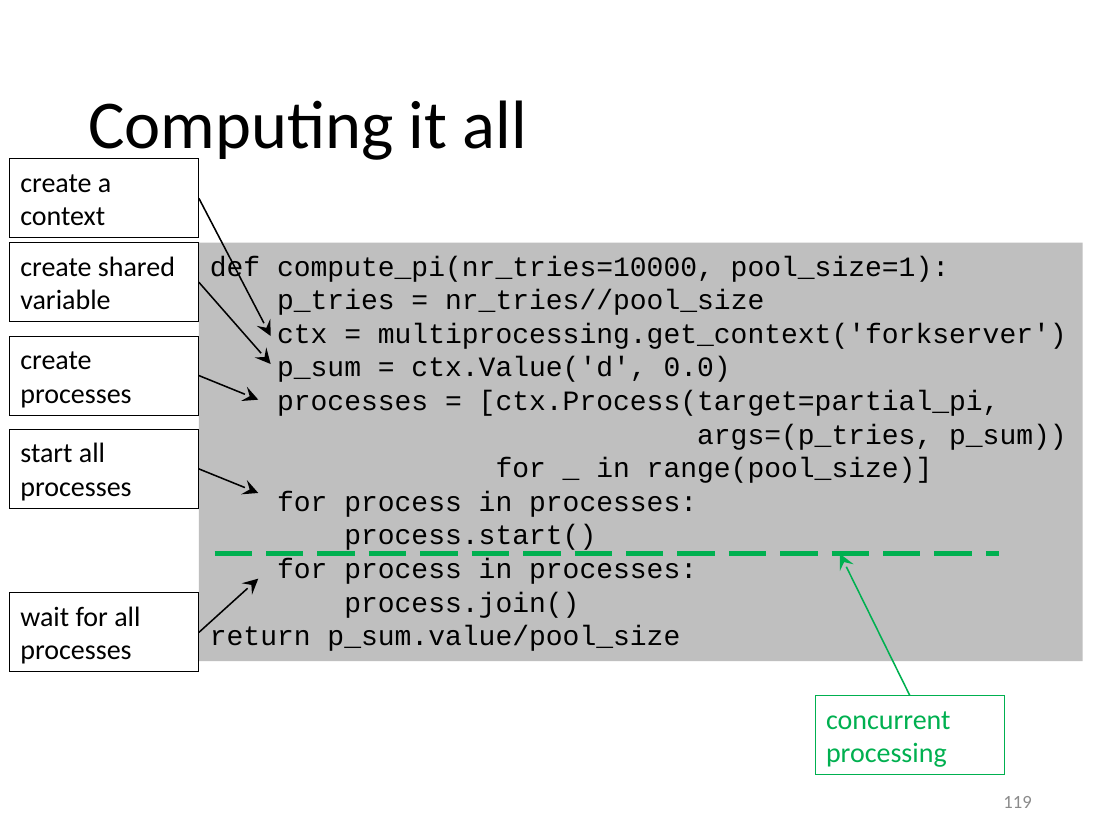
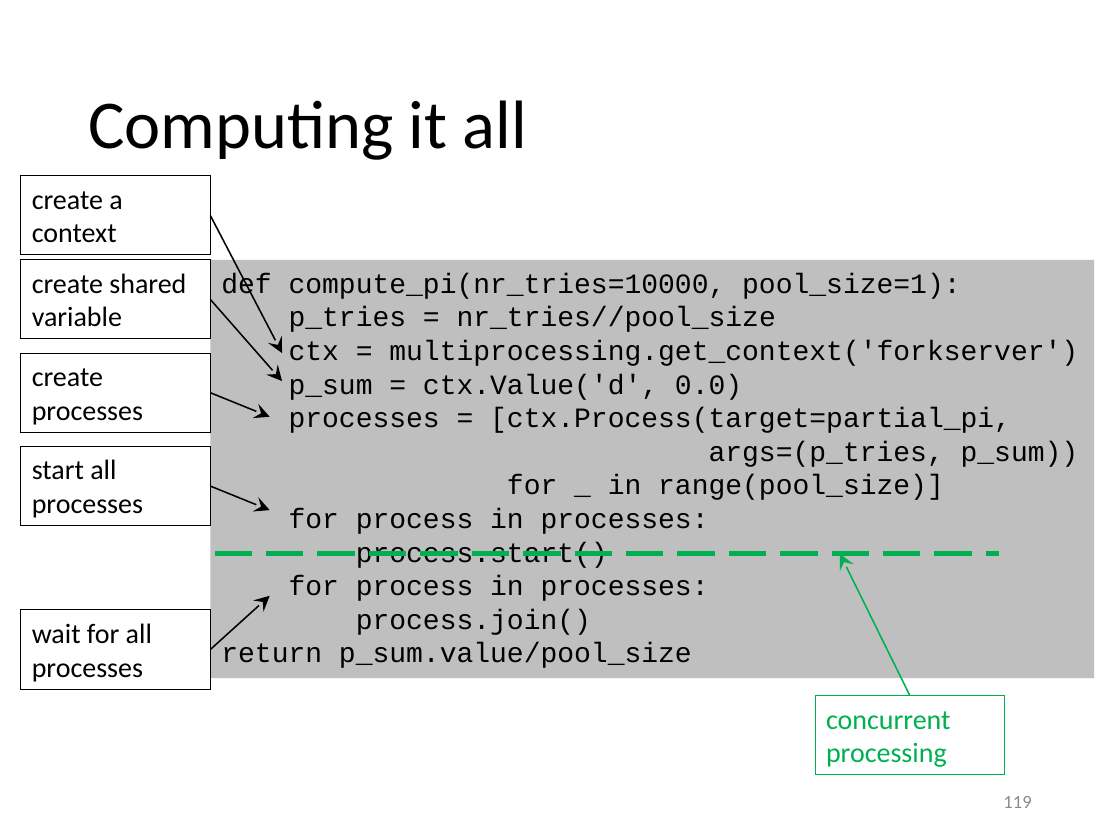
Before and after one commit to gjbex/Python-for-HPC, a slide deck: slide 119 of python_hpc.pptx. Drawn at 1120x840 pixels with LibreOffice and Linux fonts; fonts in the diff are those of the drawing. Boxes give left, top, right and bottom in pixels: in the first picture for what was removed or moved away, otherwise in the second. Text is boxed around its words. In the diff, an @@ line names an element or a change of style, - is before the commit and + after.

```diff
--- a/python_hpc.pptx
+++ b/python_hpc.pptx
@@ 2 rectangles, 1 arrow: place and size @@
-2 rectangles, 1 arrow at bbox=[9, 375, 259, 672]
+2 rectangles, 1 arrow at bbox=[21, 393, 270, 690]
@@ 4 rectangles, 4 arrows: place and size @@
-4 rectangles, 4 arrows at bbox=[9, 159, 1083, 662]
+4 rectangles, 4 arrows at bbox=[21, 176, 1094, 679]
```
Also in this commit, not shown: 4 slides added.
